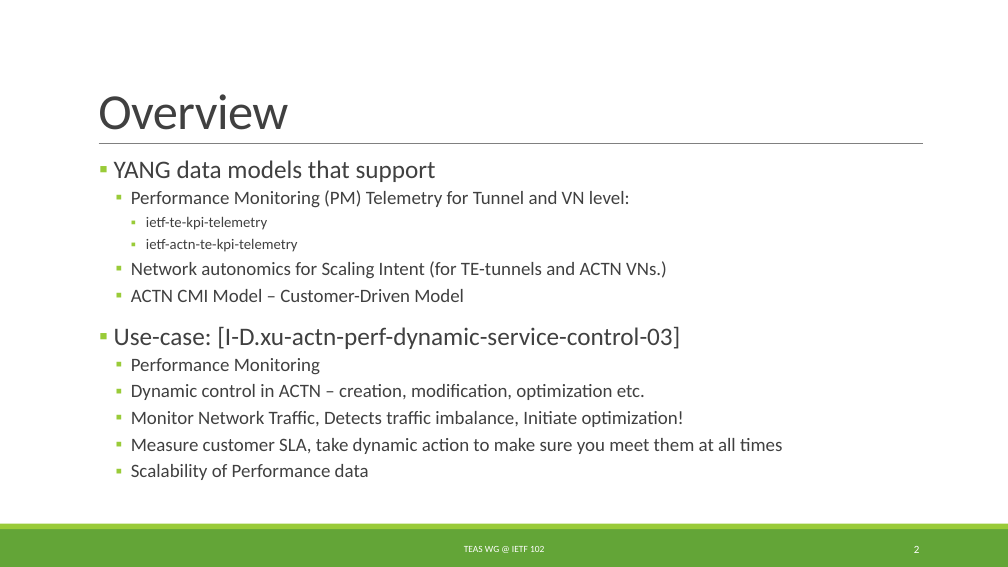
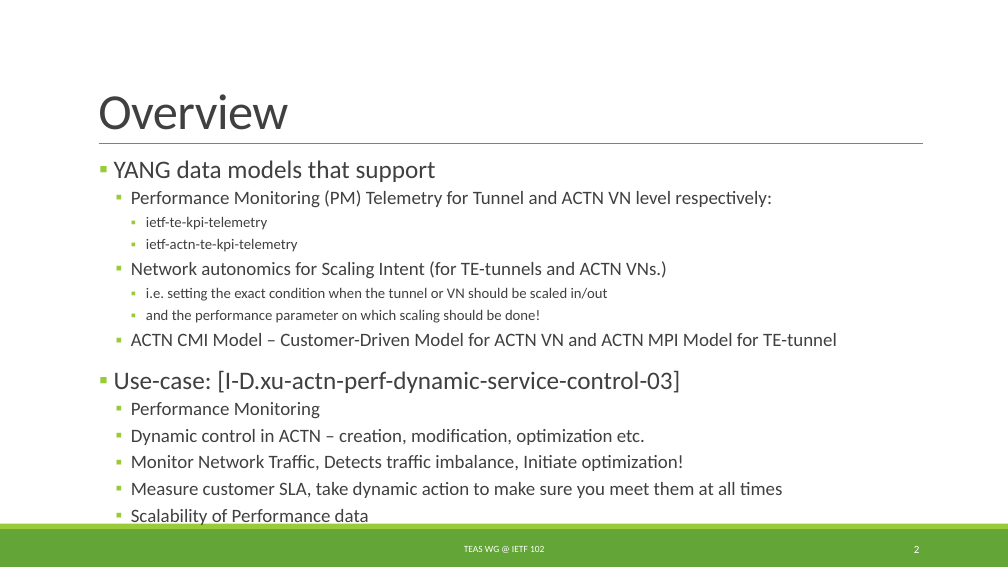
Before and after one commit to dhruvdhody-huawei/102, a slide deck: slide 2 of TEAS_draft-lee-teas-actn-pm-telemetry-autonomics-07_IETF 102-V2.pptx. Drawn at 1008x567 pixels with LibreOffice and Linux fonts; fonts in the diff are those of the drawing. Boxes give left, top, right and bottom in pixels: in the first picture for what was removed or moved away, otherwise in the second. Text is boxed around its words. In the diff, an @@ line names an element or a change of style, - is before the commit and + after.

```diff
--- a/TEAS_draft-lee-teas-actn-pm-telemetry-autonomics-07_IETF 102-V2.pptx
+++ b/TEAS_draft-lee-teas-actn-pm-telemetry-autonomics-07_IETF 102-V2.pptx
@@ text at (x1=131, y1=190, x2=772, y2=208): text changed @@
-  ▪ Performance Monitoring (PM) Telemetry for Tunnel and VN level:
+  ▪ Performance Monitoring (PM) Telemetry for Tunnel and ACTN VN level respectively:
@@ text at (x1=131, y1=287, x2=837, y2=346): text changed; size 18 to 14 pt @@
-  ▪ ACTN CMI Model – Customer-Driven Model
+    ▪ i.e. setting the exact condition when the tunnel or VN should be scaled in/out
+    ▪ and the performance parameter on which scaling should be done!
+  ▪ ACTN CMI Model – Customer-Driven Model for ACTN VN and ACTN MPI Model for TE-tunnel
```
Also in this commit, not shown: 4 other slides changed, 1 slide added, 2 other files.
